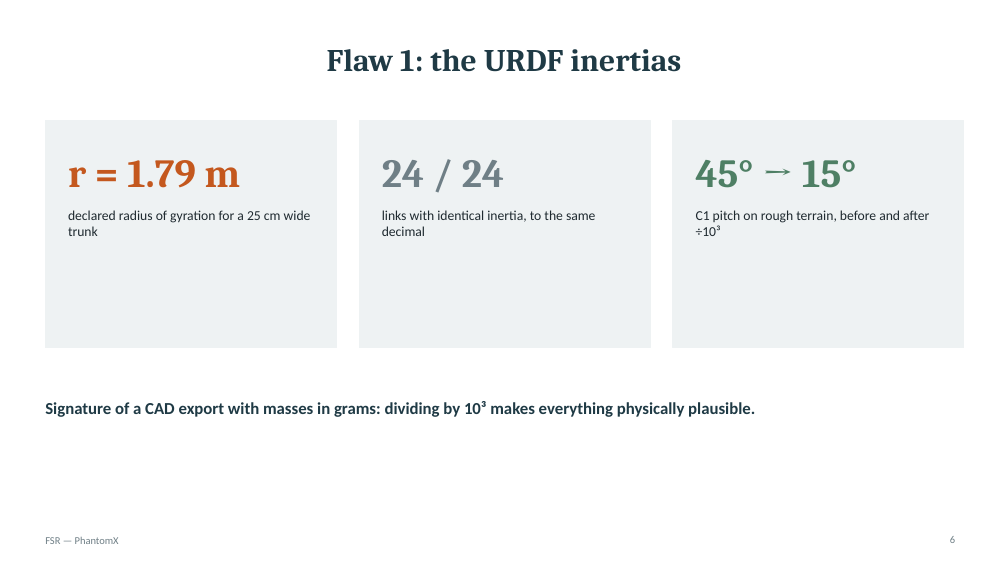
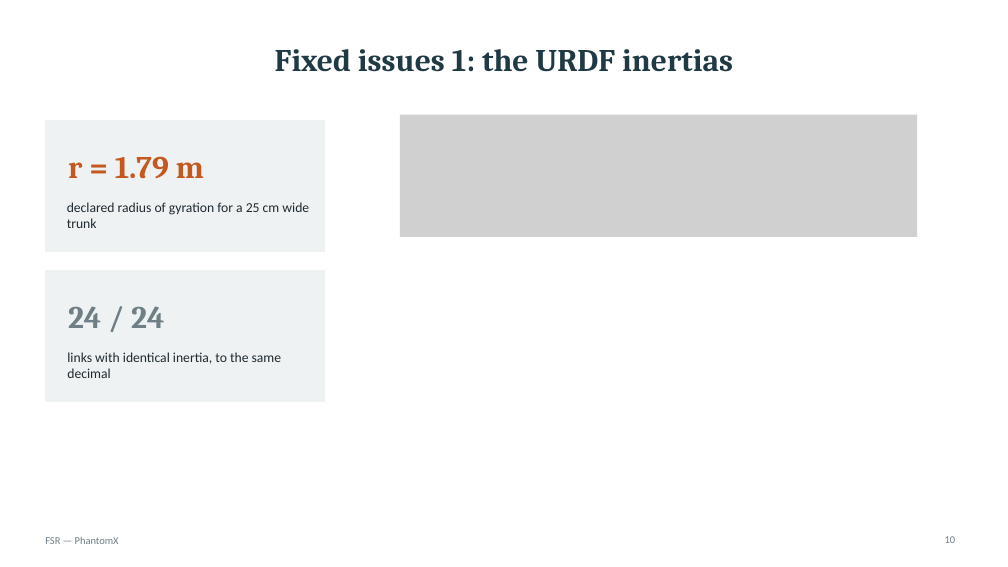
Before and after one commit to eroscribello/FSR, a slide deck: slide 10 of presentazione/FSR_phantomx_presentation.pptx (slide 6 before the commit). Drawn at 1008x567 pixels with LibreOffice and Linux fonts; fonts in the diff are those of the drawing; grey boxes stand for pictures. Boxes give left, top, right and bottom in pixels: in the first picture for what was removed or moved away, otherwise in the second. Text is boxed around its words. In the diff, an @@ line names an element or a change of style, - is before the commit and + after.

```diff
--- a/presentazione/FSR_phantomx_presentation.pptx
+++ b/presentazione/FSR_phantomx_presentation.pptx
@@ title at bbox=[275, 49, 733, 72]: text changed @@
-Flaw 1: the URDF inertias
+Fixed issues 1: the URDF inertias
@@ picture added at bbox=[400, 115, 917, 237] @@
@@ rectangle: place and size @@
-rectangle at bbox=[45, 121, 337, 348]
+rectangle at bbox=[45, 121, 324, 252]
@@ text "r = 1.79 m" at bbox=[68, 156, 204, 179]: size 38 to 30 pt @@
@@ rectangle removed at bbox=[673, 121, 964, 348] @@
@@ text removed at bbox=[696, 160, 856, 188] @@
-45° → 15°
@@ text "declared radius of gyration for ...": place and size @@
-text "declared radius of gyration for ..." at bbox=[68, 210, 311, 236]
+text "declared radius of gyration for ..." at bbox=[67, 202, 309, 228]
@@ text removed at bbox=[696, 210, 929, 236] @@
-C1 pitch on rough terrain, before and after ÷10³
@@ rectangle: place and size @@
-rectangle at bbox=[359, 121, 650, 348]
+rectangle at bbox=[45, 271, 324, 402]
@@ text "24 / 24" at bbox=[68, 306, 164, 328]: size 38 to 30 pt @@
@@ text "24 / 24": place and size @@
-text "24 / 24" at bbox=[382, 160, 504, 187]
+text "24 / 24" at bbox=[68, 306, 164, 328]
@@ text "links with identical inertia, to ...": place and size @@
-text "links with identical inertia, to ..." at bbox=[382, 210, 596, 236]
+text "links with identical inertia, to ..." at bbox=[67, 352, 282, 378]
@@ text removed at bbox=[45, 401, 755, 417] @@
-Signature of a CAD export with masses in grams: dividing by 10³ makes everything physically plausible.
@@ page number at bbox=[945, 536, 956, 543]: text changed @@
-6
+10
```
Also in this commit, not shown: 24 other slides changed, 4 slides added, 2 slides removed, 3 other files.
